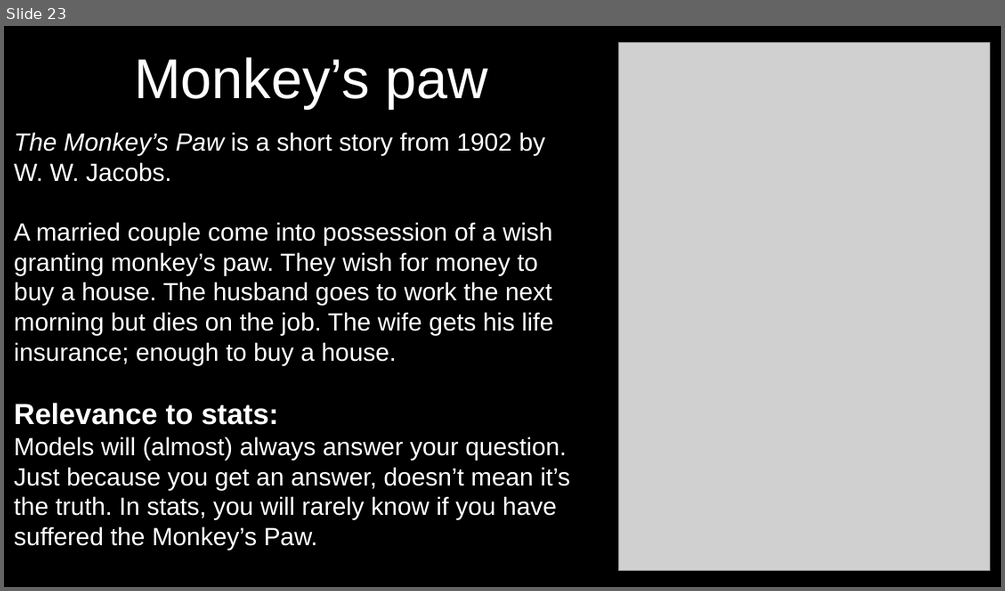
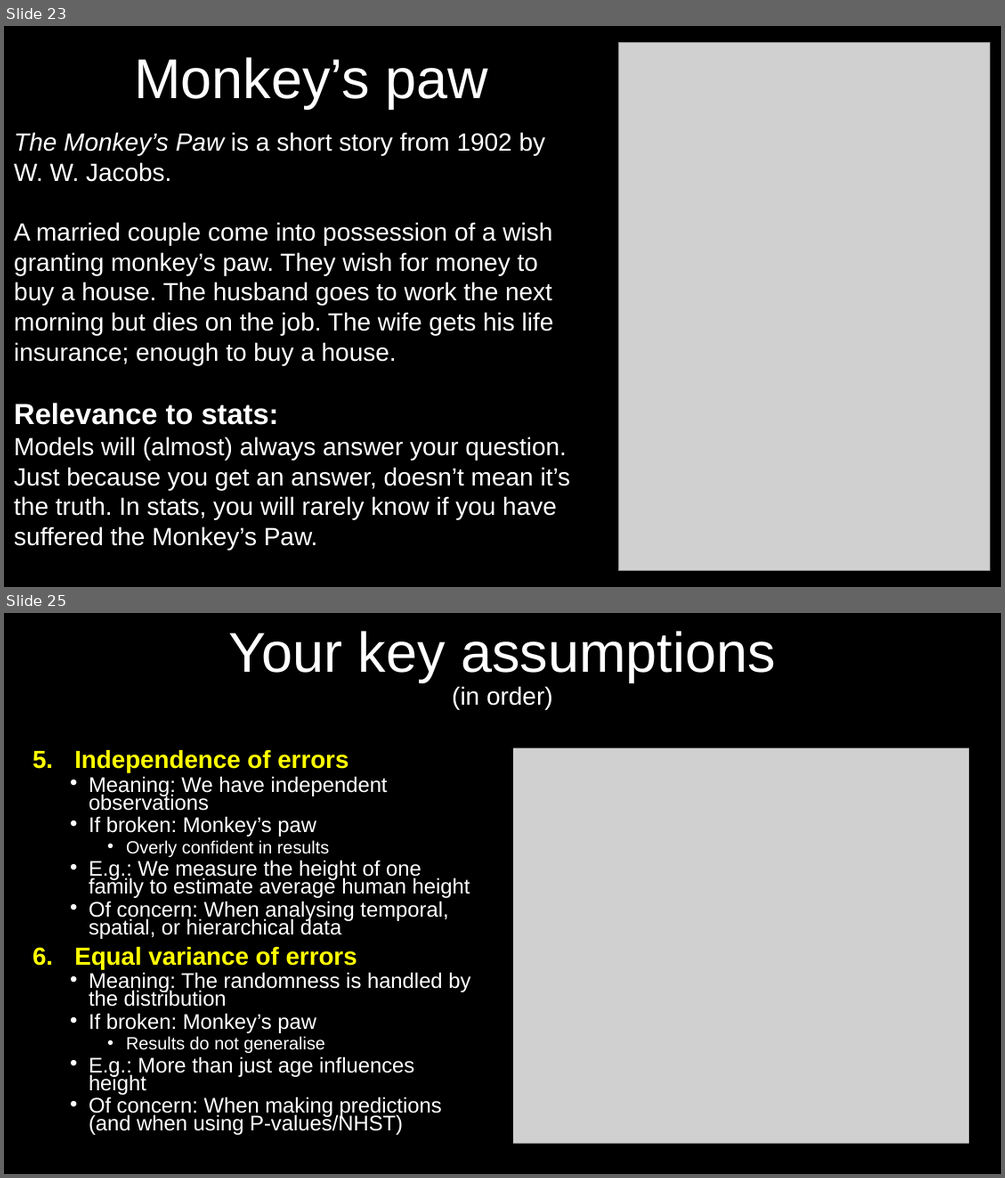
Before and after one commit to DeonRoos/stats-for-biologists, a slide deck: Lectures/Lecture 01.2 Introduction to linear models.pptx. Shown one above the other, each under a label of ours: slide 23 before the commit, slides 23 and 25 after it; the slides between them are not shown. The pictures are 1005x591 and 1005x1178 pixels, drawn with LibreOffice and Linux fonts; fonts in the diff are those of the drawing; grey boxes stand for pictures. Boxes give left, top, right and bottom in pixels: in the first picture for what was removed or moved away, otherwise in the second. Text is boxed around its words. In the diff, an @@ line names an element or a change of style, - is before the commit and + after.

```diff
--- a/Lectures/Lecture 01.2 Introduction to linear models.pptx
+++ b/Lectures/Lecture 01.2 Introduction to linear models.pptx
@@ slide 25 added at [4,613,1001,1174], background #000000 @@
@@ title added at [229,631,776,710], 54 pt, text #FFFFFF @@
+Your key assumptions
+(in order)
@@ text added at [74,750,470,1135], 20.4 pt, text #FFFFFF @@
+5. Independence of errors
+  • Meaning: We have independent observations
+  • If broken: Monkey’s paw
+    • Overly confident in results
+  • E.g.: We measure the height of one family to estimate average human height
+  • Of concern: When analysing temporal, spatial, or hierarchical data
+6. Equal variance of errors
+  • Meaning: The randomness is handled by the distribution
+  • If broken: Monkey’s paw
+    • Results do not generalise
+  • E.g.: More than just age influences height
+  • Of concern: When making predictions (and when using P-values/NHST)
@@ picture added at [513,748,969,1144] @@
```
Also in this commit, not shown: 1 slide changed, 4 other slides added, 11 other files.
